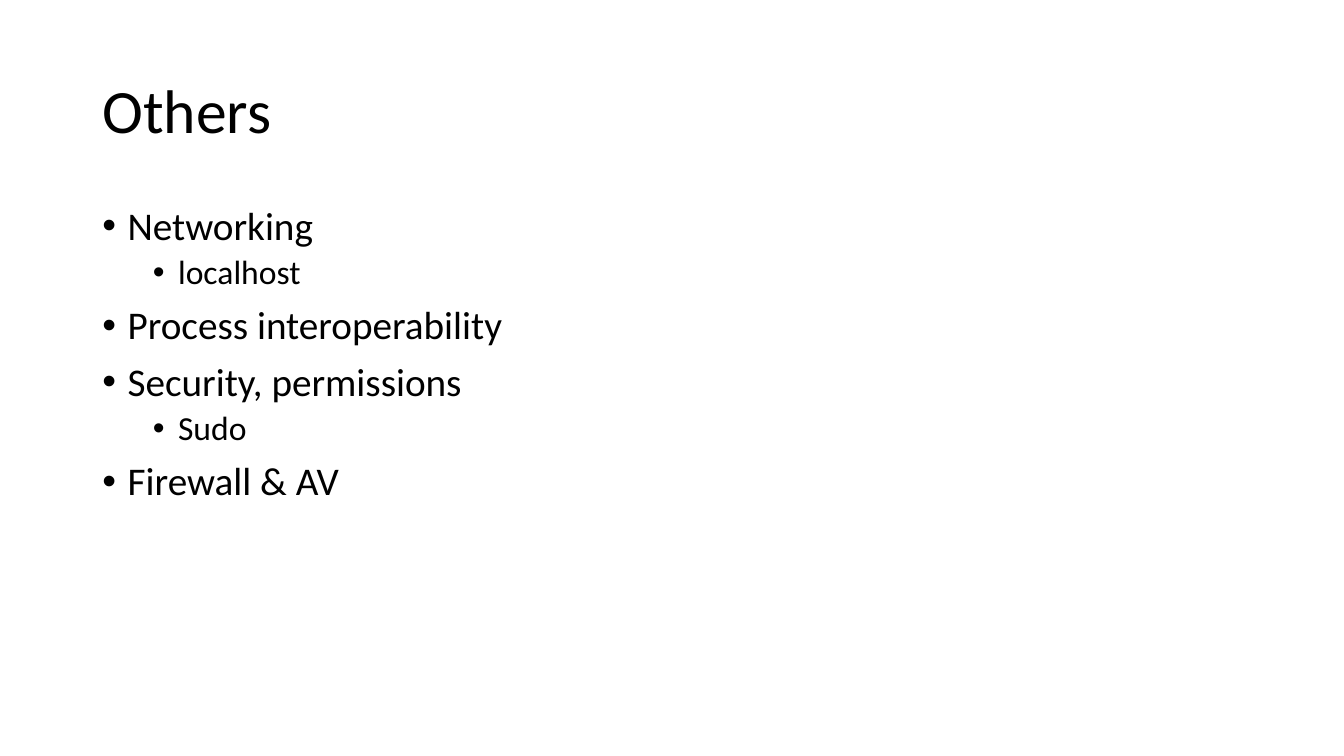
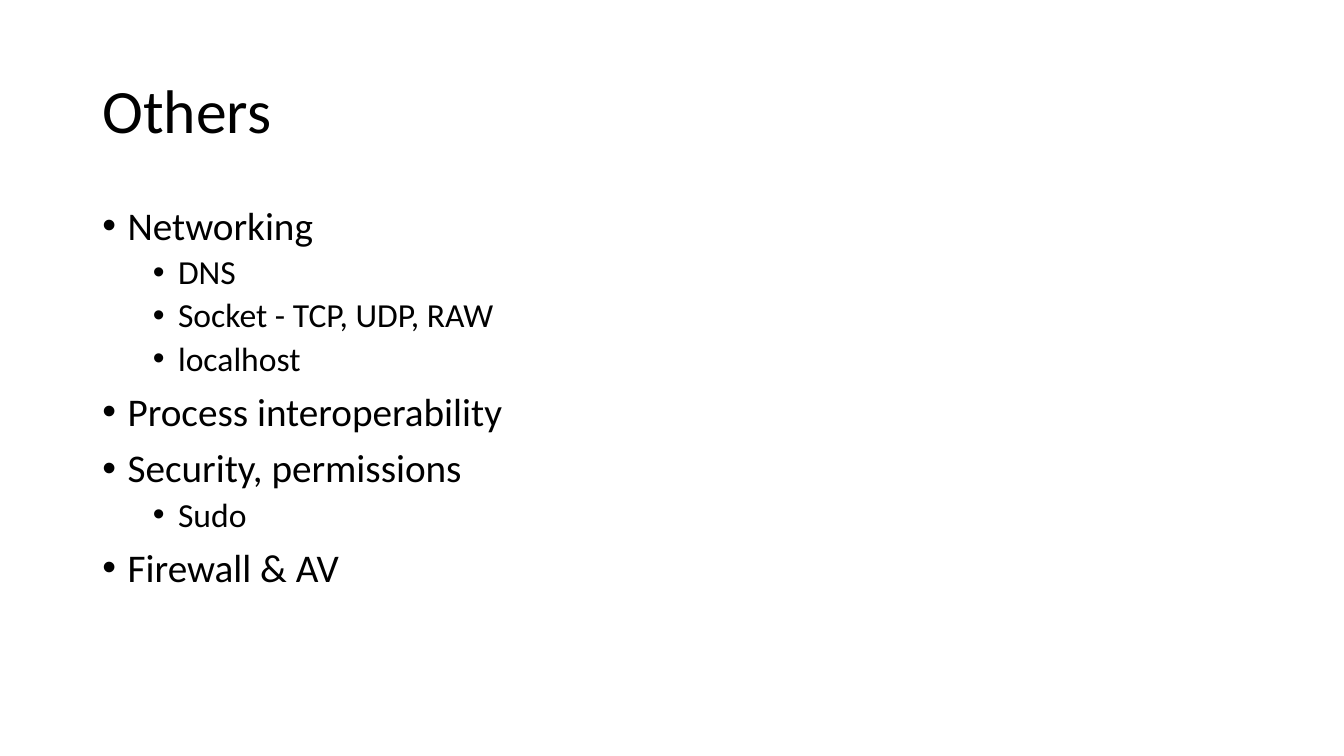
Before and after one commit to kpocza/LoWe, a slide deck: slide 12 of talks/entdev170222/EntDev170222_MSLovesLinux.pptx. Drawn at 1344x756 pixels with LibreOffice and Linux fonts; fonts in the diff are those of the drawing. Boxes give left, top, right and bottom in pixels: in the first picture for what was removed or moved away, otherwise in the second. Text is boxed around its words. In the diff, an @@ line names an element or a change of style, - is before the commit and + after.

```diff
--- a/talks/entdev170222/EntDev170222_MSLovesLinux.pptx
+++ b/talks/entdev170222/EntDev170222_MSLovesLinux.pptx
@@ text at box(178, 262, 493, 331): paragraphs added @@
+  • DNS
+  • Socket - TCP, UDP, RAW
```
Also in this commit, not shown: 7 other slides changed, 1 slide added.
